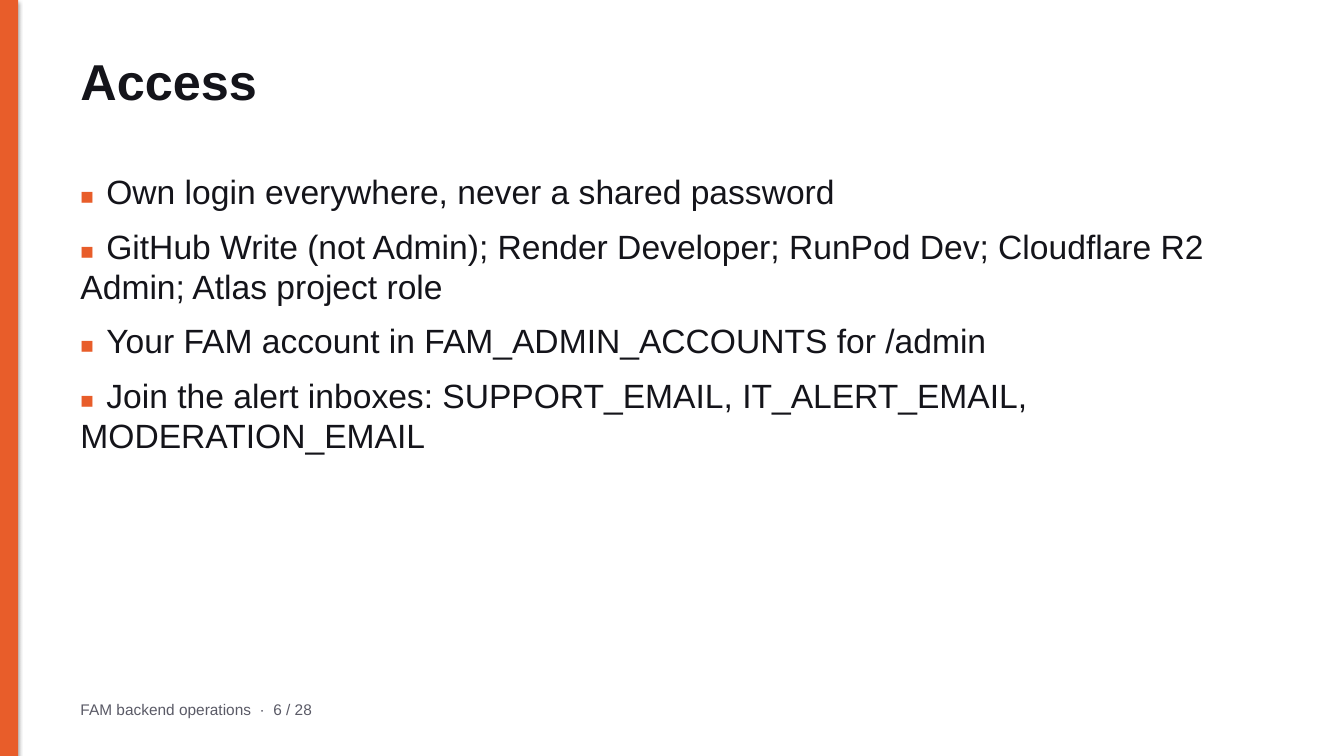
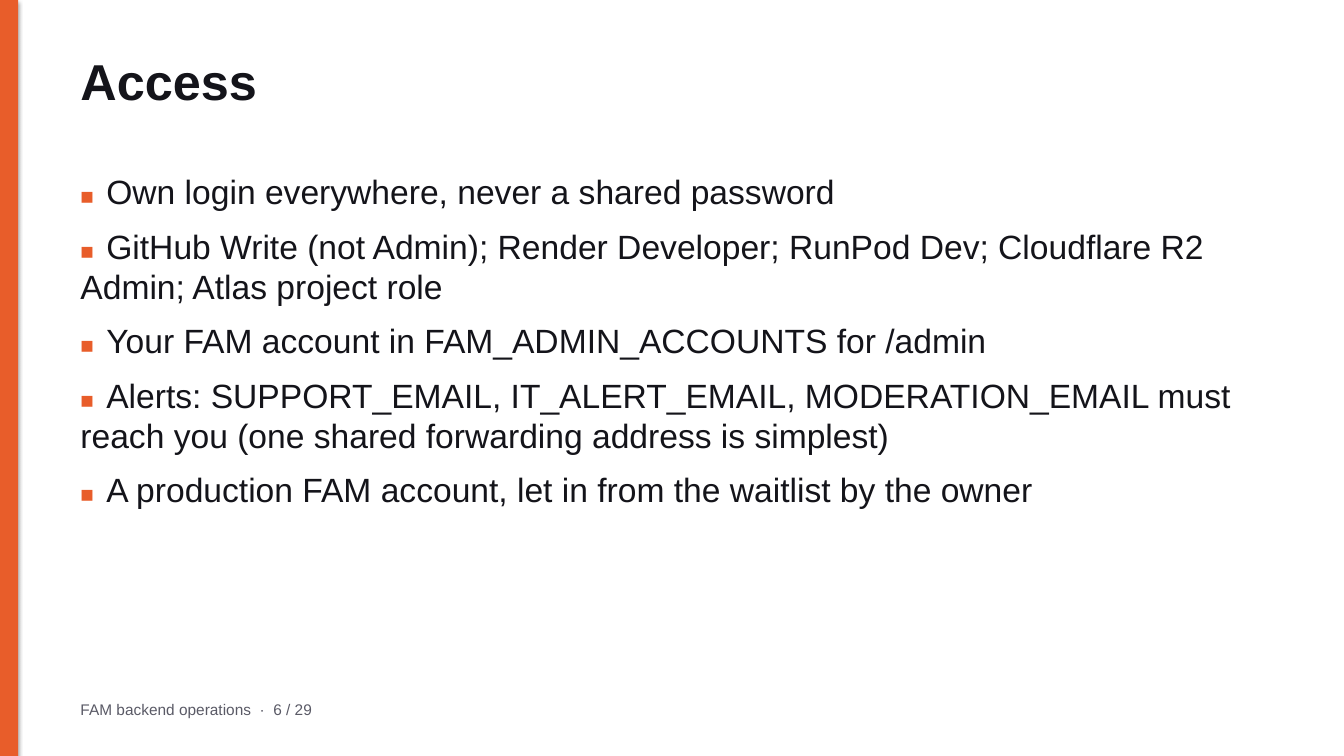
Before and after one commit to tjweingart-byte/FAM, a slide deck: slide 6 of docs/operations/FAM_Backend_Operations.pptx. Drawn at 1344x756 pixels with LibreOffice and Linux fonts; fonts in the diff are those of the drawing. Boxes give left, top, right and bottom in pixels: in the first picture for what was removed or moved away, otherwise in the second. Text is boxed around its words. In the diff, an @@ line names an element or a change of style, - is before the commit and + after.

```diff
--- a/docs/operations/FAM_Backend_Operations.pptx
+++ b/docs/operations/FAM_Backend_Operations.pptx
@@ text at (80,383,1231,509): text changed @@
-■ Join the alert inboxes: SUPPORT_EMAIL, IT_ALERT_EMAIL, MODERATION_EMAIL
+■ Alerts: SUPPORT_EMAIL, IT_ALERT_EMAIL, MODERATION_EMAIL must reach you (one shared forwarding address is simplest)
+■ A production FAM account, let in from the waitlist by the owner
@@ text at (80,704,312,718): text changed @@
-FAM backend operations · 6 / 28
+FAM backend operations · 6 / 29
```
Also in this commit, not shown: 26 other slides changed, 1 slide added, 15 other files.
